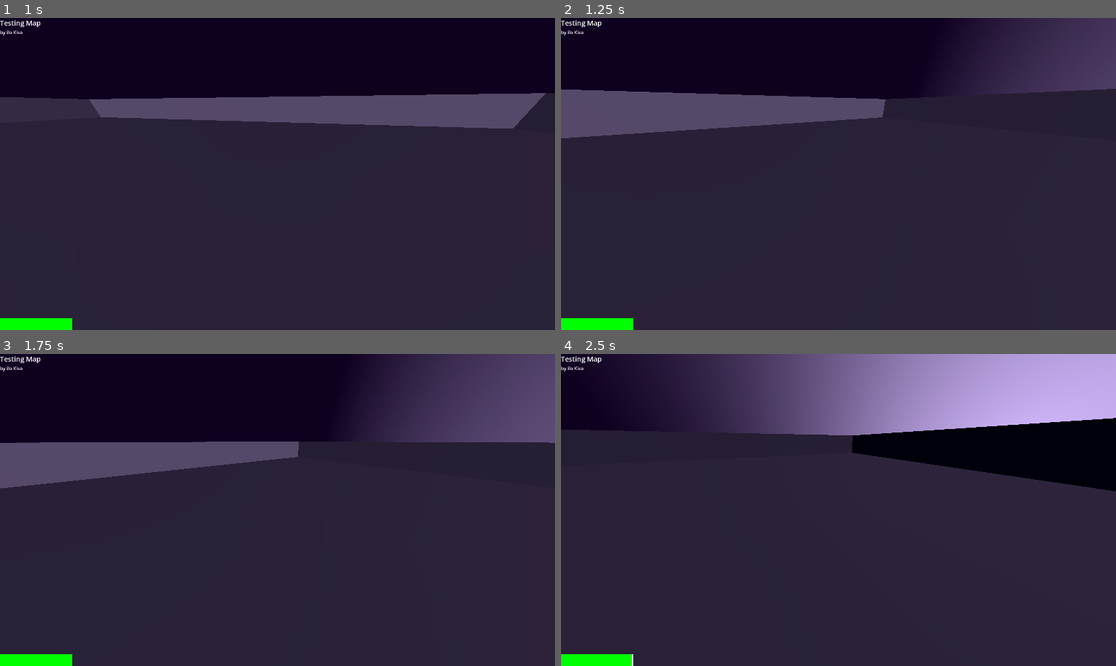
Above: before the commit, frames 1-4 (two rows, left to right).
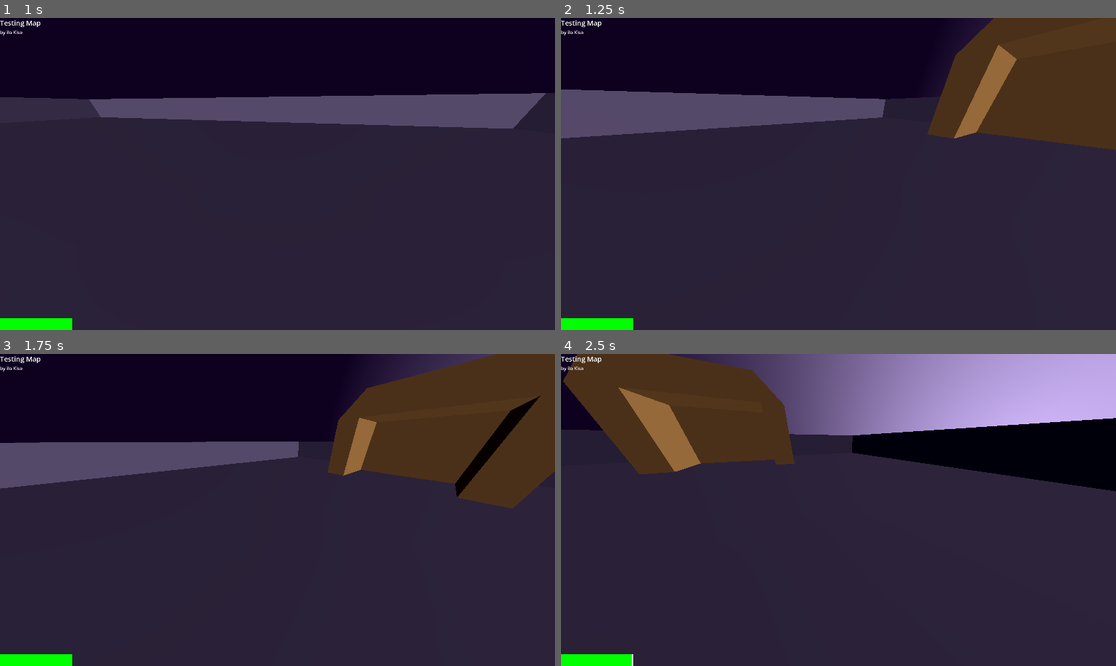
Above: after the commit, the same moments.

Repository: Matto58/dodecahedronfootball
Game: Godot game, scene res://maps/testmap.tscn
The game is run twice, just before and just after one commit, with the same random seed, the same clock (stepped at 60 frames per second) and the same inputs. This scene is started directly instead of the project's main scene.
Inputs:
- Up to frame 1 (1 s): hold D (right) from 0.53 s (still down); hold Shift (sprint) from 0.53 s (still down)
- Up to frame 2 (1.25 s): keep holding D (right); keep holding Shift (sprint)
- Up to frame 3 (1.75 s): release D (right) at 1.28 s; release Shift (sprint) at 1.28 s; hold S (backward) from 1.28 s (still down); tap Space (yump) at 1.35 s
- Up to frame 4 (2.5 s): release S (backward) at 2.03 s; hold D (right) from 2.03 s (still down); hold Shift (sprint) from 2.03 s (still down)

Frame 1 is identical in both runs. In frame 2, 12% of the frame differs, in the area x 65-100%, y 0-43%; in frame 3, 15%, in the area x 59-100%, y 0-50%; in frame 4, 12%.

Commit message:
[0.1.2] add teams to goals, color goal message appropriately, create player, goal and hud classes

Diff:
--- a/maps/testmap.tscn
+++ b/maps/testmap.tscn
@@ -4,7 +4,7 @@
 [ext_resource type="PackedScene" uid="uid://bmdywebyaq56k" path="res://scenes/ball.tscn" id="1_julm7"]
 [ext_resource type="PackedScene" uid="uid://bmlg7d06rvekb" path="res://scenes/player.tscn" id="2_ys0t5"]
 [ext_resource type="PackedScene" uid="uid://bs5lkulr3ejkl" path="res://scenes/clanker_spawner.tscn" id="3_8vdae"]
-[ext_resource type="PackedScene" uid="uid://ba33y32xlma6q" path="res://scenes/goalnew.tscn" id="5_7jtoi"]
+[ext_resource type="PackedScene" uid="uid://ba33y32xlma6q" path="res://scenes/goal.tscn" id="5_7jtoi"]
 
 [sub_resource type="BoxShape3D" id="BoxShape3D_ys0t5"]
 size = Vector3(50, 1, 30)
@@ -100,5 +100,11 @@
 [node name="CollisionShape3D" type="CollisionShape3D" parent="oob detector" unique_id=742437213]
 shape = SubResource("BoxShape3D_8vdae")
 
-[node name="goal" parent="." unique_id=9225472 instance=ExtResource("5_7jtoi")]
+[node name="goalpurple" parent="." unique_id=9225472 node_paths=PackedStringArray("players") instance=ExtResource("5_7jtoi")]
 transform = Transform3D(-4.371139e-08, 0, -1, 0, 1, 0, 1, 0, -4.371139e-08, -18.5, 0, 0)
+players = [NodePath("../player")]
+
+[node name="goalyellow" parent="." unique_id=146667370 node_paths=PackedStringArray("players") instance=ExtResource("5_7jtoi")]
+transform = Transform3D(-4.371139e-08, 0, 1, 0, 1, 0, -1, 0, -4.371139e-08, 18.5, 0, 0)
+isYellow = true
+players = [NodePath("../player")]
--- a/scenes/goal.tscn
+++ b/scenes/goal.tscn
@@ -1,28 +1,35 @@
-[gd_scene format=3 uid="uid://bxmumy2kc48n2"]
+[gd_scene format=3 uid="uid://ba33y32xlma6q"]
 
-[ext_resource type="PackedScene" uid="uid://bqgbj5juonkg0" path="res://misc/goal.glb" id="1_6k3qi"]
-[ext_resource type="Material" uid="uid://d3qicmrabgrbm" path="res://mats/goalourple.tres" id="2_0qle8"]
+[ext_resource type="Material" uid="uid://d3qicmrabgrbm" path="res://mats/goalourple.tres" id="1_4jmuk"]
+[ext_resource type="ArrayMesh" uid="uid://dtj0ve5p5q7sh" path="res://misc/goalnew.obj" id="1_jxnlp"]
+[ext_resource type="Script" uid="uid://cqw1c5krfg8sh" path="res://scripts/classes/goal.gd" id="1_sx1j4"]
+[ext_resource type="Material" uid="uid://cg0kx4l5arnyb" path="res://mats/goalyello.tres" id="3_jvyg3"]
 
-[sub_resource type="BoxShape3D" id="BoxShape3D_6k3qi"]
+[sub_resource type="BoxShape3D" id="BoxShape3D_4jmuk"]
 size = Vector3(6, 4.5, 3.75)
 
-[sub_resource type="BoxShape3D" id="BoxShape3D_0qle8"]
-size = Vector3(24, 6, 9)
+[sub_resource type="BoxShape3D" id="BoxShape3D_0q84o"]
+size = Vector3(24, 6, 13)
 
-[node name="goal" unique_id=497915703 instance=ExtResource("1_6k3qi")]
+[node name="goal" type="Node3D" unique_id=146667370]
+script = ExtResource("1_sx1j4")
+purpleMaterial = ExtResource("1_4jmuk")
+yellowMaterial = ExtResource("3_jvyg3")
+metadata/_custom_type_script = "uid://cqw1c5krfg8sh"
 
-[node name="Cube" parent="." index="0" unique_id=257723313]
-transform = Transform3D(0.75, 0, 0, 0, 0.75, 0, 0, 0, 0.75, -3.75, 0.75, 0)
-material_override = ExtResource("2_0qle8")
-
-[node name="ballenter" type="Area3D" parent="." index="1" unique_id=521922588]
+[node name="ballenter" type="Area3D" parent="." unique_id=1718372464]
 transform = Transform3D(1, 0, 0, 0, 1, 0, 0, 0, 1, 0, 2.25, 1.125)
 
-[node name="CollisionShape3D" type="CollisionShape3D" parent="ballenter" index="0" unique_id=1185538322]
-shape = SubResource("BoxShape3D_6k3qi")
+[node name="CollisionShape3D" type="CollisionShape3D" parent="ballenter" unique_id=789920242]
+shape = SubResource("BoxShape3D_4jmuk")
 
-[node name="ballexit" type="Area3D" parent="." index="2" unique_id=892937832]
+[node name="ballexit" type="Area3D" parent="." unique_id=1042451087]
 transform = Transform3D(1, 0, 0, 0, 1, 0, 0, 0, 1, 0, 3, 0)
 
-[node name="CollisionShape3D" type="CollisionShape3D" parent="ballexit" index="0" unique_id=569826566]
-shape = SubResource("BoxShape3D_0qle8")
+[node name="CollisionShape3D" type="CollisionShape3D" parent="ballexit" unique_id=1420340629]
+transform = Transform3D(1, 0, 0, 0, 1, 0, 0, 0, 1, 0, 0, 2)
+shape = SubResource("BoxShape3D_0q84o")
+
+[node name="MeshInstance3D" type="MeshInstance3D" parent="." unique_id=1010411475]
+transform = Transform3D(0.75, 0, 0, 0, 0.75, 0, 0, 0, 0.75, 3.75, 0, 0)
+mesh = ExtResource("1_jxnlp")
--- a/scenes/goalnew.tscn
+++ /dev/null
@@ -1,30 +0,0 @@
-[gd_scene format=3 uid="uid://ba33y32xlma6q"]
-
-[ext_resource type="Material" uid="uid://d3qicmrabgrbm" path="res://mats/goalourple.tres" id="1_4jmuk"]
-[ext_resource type="ArrayMesh" uid="uid://dtj0ve5p5q7sh" path="res://misc/goalnew.obj" id="1_jxnlp"]
-
-[sub_resource type="BoxShape3D" id="BoxShape3D_4jmuk"]
-size = Vector3(6, 4.5, 3.75)
-
-[sub_resource type="BoxShape3D" id="BoxShape3D_0q84o"]
-size = Vector3(24, 6, 13)
-
-[node name="goal" type="Node3D" unique_id=9225472]
-
-[node name="ballenter" type="Area3D" parent="." unique_id=1718372464]
-transform = Transform3D(1, 0, 0, 0, 1, 0, 0, 0, 1, 0, 2.25, 1.125)
-
-[node name="CollisionShape3D" type="CollisionShape3D" parent="ballenter" unique_id=789920242]
-shape = SubResource("BoxShape3D_4jmuk")
-
-[node name="ballexit" type="Area3D" parent="." unique_id=1042451087]
-transform = Transform3D(1, 0, 0, 0, 1, 0, 0, 0, 1, 0, 3, 0)
-
-[node name="CollisionShape3D" type="CollisionShape3D" parent="ballexit" unique_id=1420340629]
-transform = Transform3D(1, 0, 0, 0, 1, 0, 0, 0, 1, 0, 0, 2)
-shape = SubResource("BoxShape3D_0q84o")
-
-[node name="MeshInstance3D" type="MeshInstance3D" parent="." unique_id=1010411475]
-transform = Transform3D(0.75, 0, 0, 0, 0.75, 0, 0, 0, 0.75, 3.75, 0, 0)
-material_override = ExtResource("1_4jmuk")
-mesh = ExtResource("1_jxnlp")
--- a/scenes/hud.tscn
+++ b/scenes/hud.tscn
@@ -1,6 +1,7 @@
 [gd_scene format=3 uid="uid://6glcw70ftxdt"]
 
 [ext_resource type="Animation" uid="uid://c8mfk61sdi6bb" path="res://anims/goal.tres" id="1_ahhtf"]
+[ext_resource type="Script" uid="uid://cpcmu1pwi2veb" path="res://scripts/classes/hud.gd" id="1_oo0fn"]
 
 [sub_resource type="SystemFont" id="SystemFont_onrkg"]
 font_names = PackedStringArray("Comic Sans MS")
@@ -69,11 +70,13 @@
 [sub_resource type="LabelSettings" id="LabelSettings_6fi6k"]
 font = SubResource("SystemFont_5ysmq")
 
-[node name="HUD" type="Control" unique_id=1034299798]
+[node name="HUD" type="Control" unique_id=1177158000]
 layout_mode = 3
 anchors_preset = 0
 offset_right = 40.0
 offset_bottom = 40.0
+script = ExtResource("1_oo0fn")
+metadata/_custom_type_script = "uid://cpcmu1pwi2veb"
 
 [node name="AnimationPlayer" type="AnimationPlayer" parent="." unique_id=535505855]
 libraries/ = SubResource("AnimationLibrary_ahhtf")
--- a/scenes/player.tscn
+++ b/scenes/player.tscn
@@ -15,8 +15,9 @@
 background_mode = 2
 sky = SubResource("Sky_i3pqv")
 
-[node name="player" type="CharacterBody3D" unique_id=1311159354]
+[node name="player" type="CharacterBody3D" unique_id=1748714981]
 script = ExtResource("1_4flbx")
+metadata/_custom_type_script = "uid://ctvrdn4fpbrqv"
 
 [node name="CollisionShape3D" type="CollisionShape3D" parent="." unique_id=455418228]
 shape = SubResource("CapsuleShape3D_sh265")
--- /dev/null
+++ b/scripts/classes/goal.gd
@@ -0,0 +1,29 @@
+extends Node3D
+
+class_name Goal
+
+var canScoreBall = true
+
+@export var isYellow: bool = false
+@export var purpleMaterial: StandardMaterial3D
+@export var yellowMaterial: StandardMaterial3D
+@export var players: Array[Player]
+
+func _ready() -> void:
+	$MeshInstance3D.material_override = yellowMaterial if isYellow else purpleMaterial
+
+	$ballenter.body_entered.connect(func(body):
+		if body.name != "ball": return
+		print("firing off! ball has entered goal enter area")
+		if not canScoreBall: return
+		for p in players:
+			# reverse colors - if someone scores into the purple goal, we wanna show the goal counts to the yellow team and vice versa
+			p.hud.goalLabel.label_settings.font_color = Color(0.5, 0, 1) if isYellow else Color(1, 1, 0)
+			p.hud.animationPlayer.play("goal")
+		canScoreBall = false
+	)
+	$ballexit.body_exited.connect(func(body):
+		if body.name != "ball": return
+		print("firing off! ball has exited goal exit area")
+		canScoreBall = true
+	)
--- /dev/null
+++ b/scripts/classes/hud.gd
@@ -0,0 +1,11 @@
+extends Control
+
+class_name PlayerHUD
+
+@export_group("These are set programatically")
+@export var animationPlayer: AnimationPlayer
+@export var goalLabel: Label
+
+func _ready() -> void:
+	animationPlayer = $AnimationPlayer
+	goalLabel = $goallabel
--- a/scripts/map_logic.gd
+++ b/scripts/map_logic.gd
@@ -1,6 +1,4 @@
 extends Map
-
-var canScoreBall = true
 
 func resetBall():
 	$ball.linear_velocity = Vector3.ZERO
@@ -17,20 +15,6 @@
 		else: print("can't handle ", body, " going out of bounds")
 		#print("fuck")
 	)
-	$goal/ballenter.body_entered.connect(func(body):
-		if body.name != "ball": return
-		print("firing off! ball has entered goal enter area")
-		if not canScoreBall: return
-		# todo: add teams
-		# todo: figure out which team set off the goal and color the text appropriately
-		$player/Camera3D/HUD/AnimationPlayer.play("goal")
-		canScoreBall = false
-	)
-	$goal/ballexit.body_exited.connect(func(body):
-		if body.name != "ball": return
-		print("firing off! ball has exited goal exit area")
-		canScoreBall = true
-	)
 
 # Called every frame. 'delta' is the elapsed time since the previous frame.
 func _process(delta: float) -> void:
--- a/scripts/player.gd
+++ b/scripts/player.gd
@@ -1,5 +1,10 @@
 extends CharacterBody3D
 
+class_name Player
+
+@export_group("These are set programatically")
+@export var camera: Camera3D
+@export var hud: PlayerHUD
 
 const SPEED = 5.0
 const JUMP_VELOCITY = 4
@@ -7,6 +12,10 @@
 
 var stamina: float = 1.0
 var sprintStarted: float
+
+func _ready() -> void:
+	camera = $Camera3D
+	hud = $Camera3D/HUD
 
 func _process(delta: float) -> void:
 	$Camera3D/HUD/staminabar.size.x = $Camera3D/HUD/ColorRect2.size.x * stamina
Not shown, added: scripts/classes/goal.gd.uid
Not shown, added: scripts/classes/hud.gd.uid
